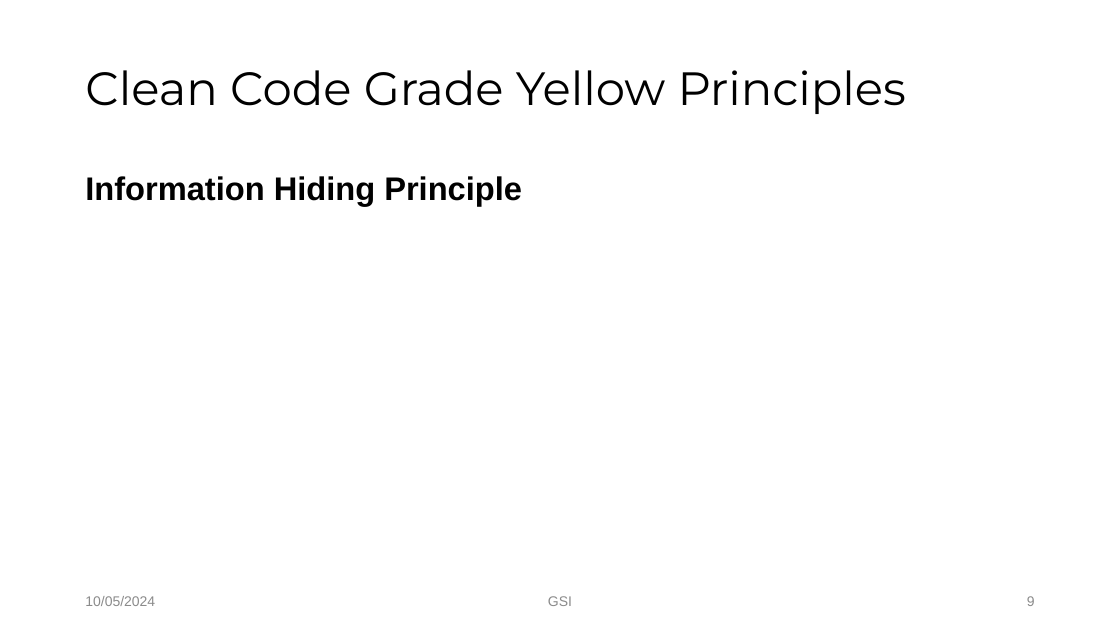
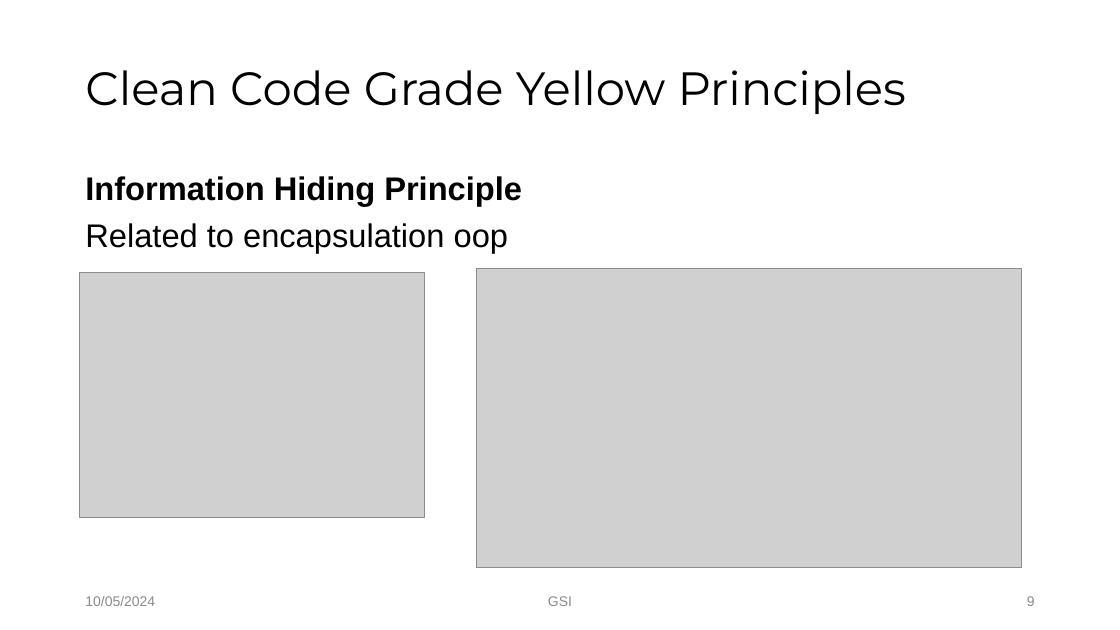
Before and after one commit to Tuyen92/my_bag, a slide deck: slide 9 of yellow.pptx. Drawn at 1120x630 pixels with LibreOffice and Linux fonts; fonts in the diff are those of the drawing; grey boxes stand for pictures; background and template pictures are left out. Boxes give left, top, right and bottom in pixels: in the first picture for what was removed or moved away, otherwise in the second. Text is boxed around its words. In the diff, an @@ line names an element or a change of style, - is before the commit and + after.

```diff
--- a/yellow.pptx
+++ b/yellow.pptx
@@ text at [85, 223, 508, 253]: paragraph added @@
+Related to encapsulation oop
@@ picture added at [476, 268, 1022, 567] @@
@@ picture added at [79, 272, 424, 517] @@
```
Also in this commit, not shown: 11 other slides changed, 1 other file.
